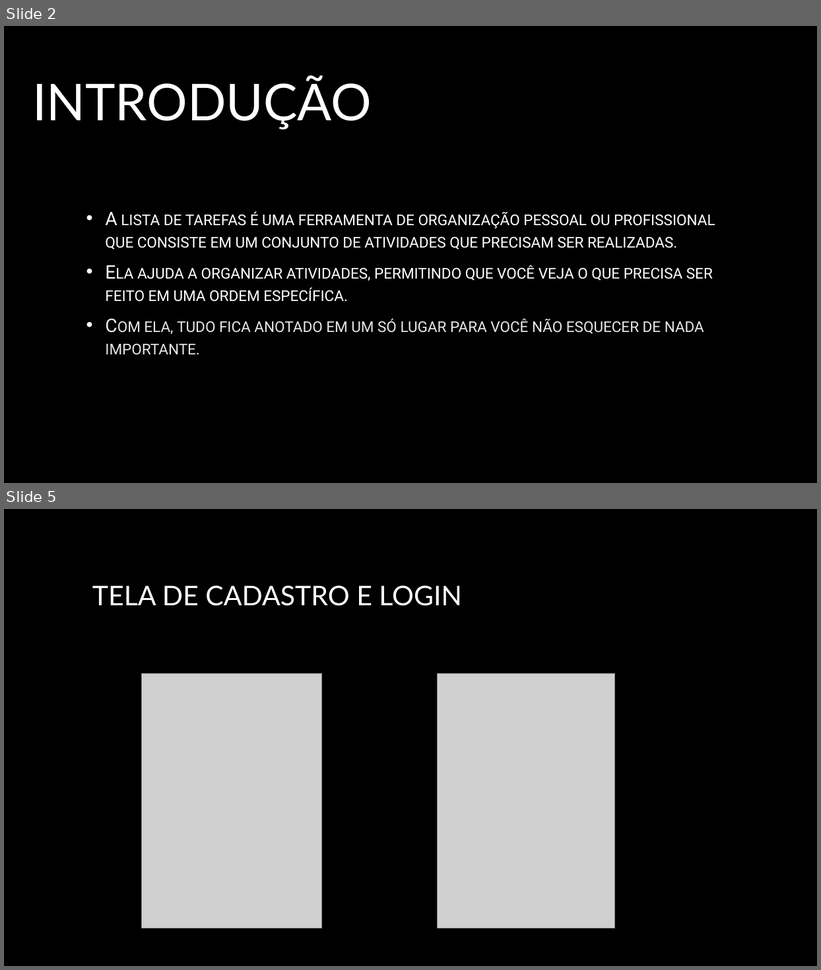
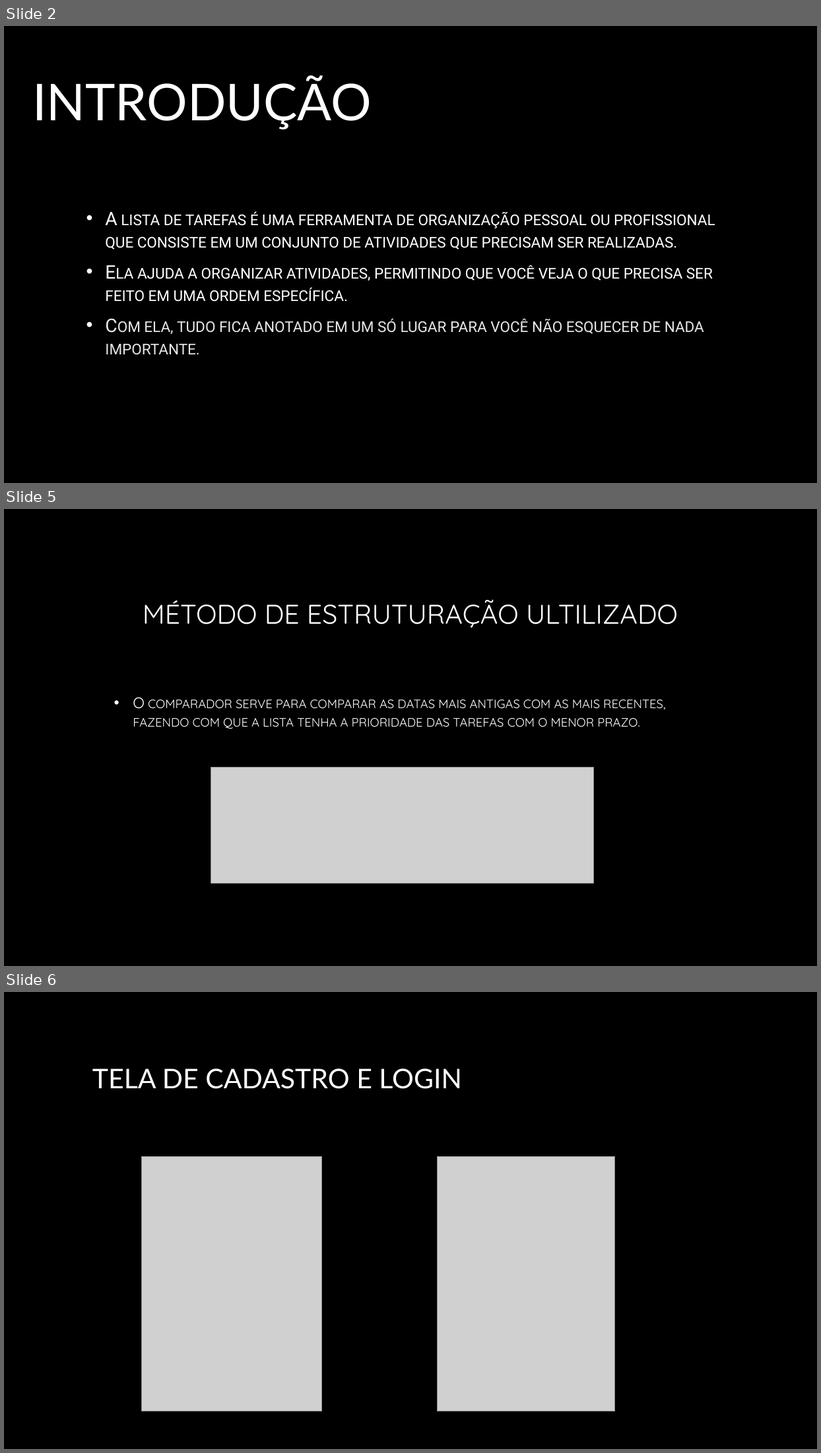
Before and after one commit to Kaua-zk/Projeto-a3-3semestre, a slide deck: Apresentação - LISTA DE TAREFAS.pptx. Shown one above the other, each under a label of ours: slides 2 and 5 before the commit, slides 2, 5 and 6 after it; the slides between them are not shown. The pictures are 821x970 and 821x1453 pixels, drawn with LibreOffice and Linux fonts; fonts in the diff are those of the drawing; grey boxes stand for pictures; background and template pictures are left out. Boxes give left, top, right and bottom in pixels: in the first picture for what was removed or moved away, otherwise in the second. Text is boxed around its words. In the diff, an @@ line names an element or a change of style, - is before the commit and + after.

```diff
--- a/Apresentação - LISTA DE TAREFAS.pptx
+++ b/Apresentação - LISTA DE TAREFAS.pptx
@@ slide 5 added at (4, 509, 817, 966), background picture (left out) @@
@@ title added at (143, 599, 678, 628), 32 pt, text gradient #FFFFFF to #A6A6A6 @@
+MÉTODO DE ESTRUTURAÇÃO ULTILIZADO
@@ text added at (133, 697, 665, 729), 18 pt, text gradient #FFFFFF to #BFBFBF, small capitals @@
+• O comparador serve para comparar as datas mais antigas com as mais recentes, fazendo com que a lista tenha a prioridade das tarefas com o menor prazo.
@@ picture added at (211, 767, 594, 883) @@
@@ what was slide 5 is now slide 6 @@
```
Also in this commit, not shown: 4 slides changed.
